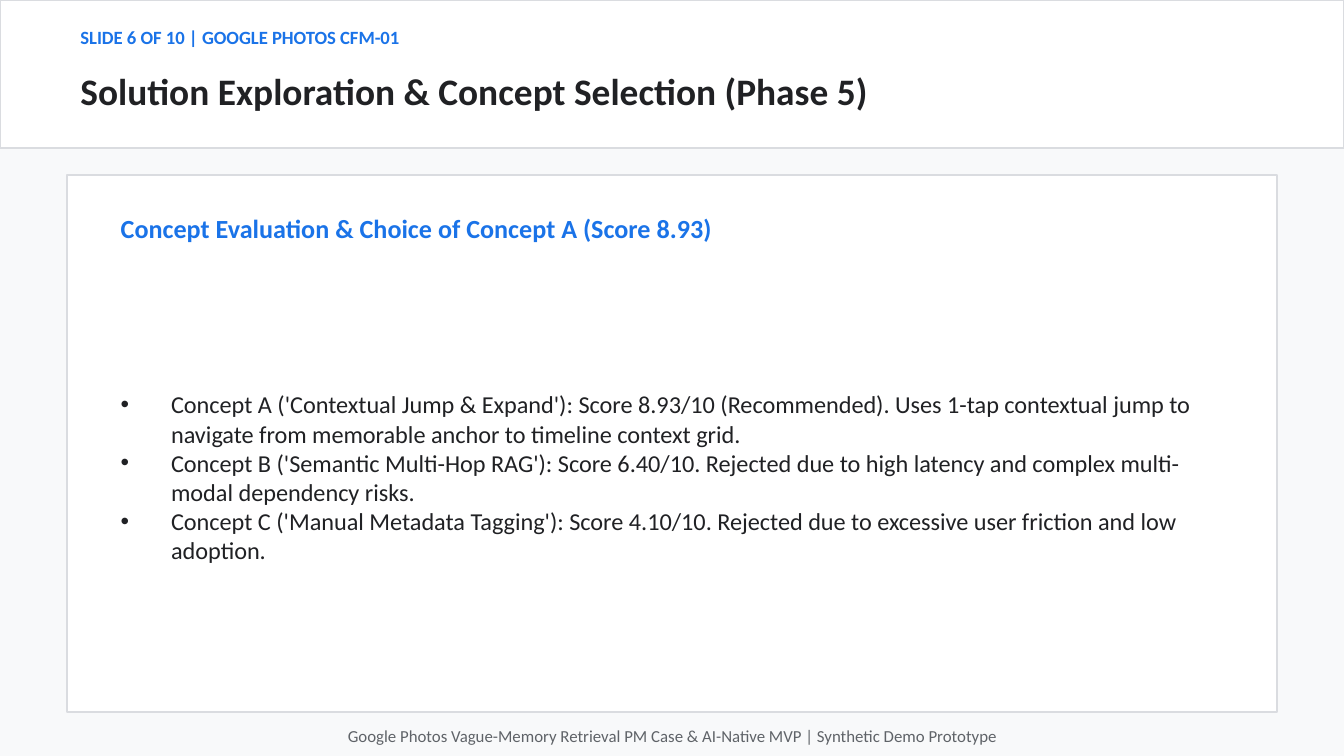
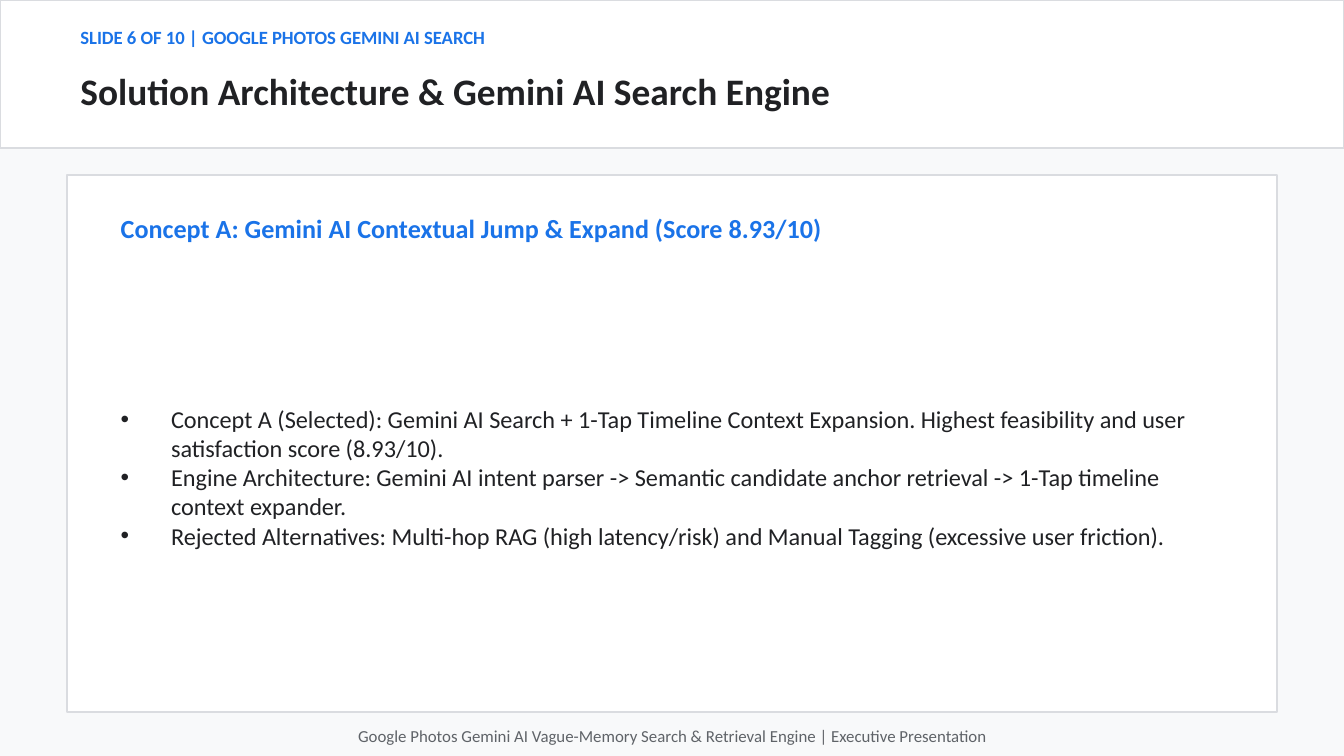
Before and after one commit to hatakekakashi05/google-photos-vague-memory-, a slide deck: slide 6 of output/google_photos_vague_memory_presentation.pptx. Drawn at 1344x756 pixels with LibreOffice and Linux fonts; fonts in the diff are those of the drawing. Boxes give left, top, right and bottom in pixels: in the first picture for what was removed or moved away, otherwise in the second. Text is boxed around its words. In the diff, an @@ line names an element or a change of style, - is before the commit and + after.

Commit message:
Strongly emphasize Gemini AI Search in README/PPTX/docs, fix image-to-tag visual mismatch bugs (e.g. VIN_002 grandparents image)

```diff
--- a/output/google_photos_vague_memory_presentation.pptx
+++ b/output/google_photos_vague_memory_presentation.pptx
@@ text at (80, 31, 485, 44): text changed @@
-SLIDE 6 OF 10 | GOOGLE PHOTOS CFM-01
+SLIDE 6 OF 10 | GOOGLE PHOTOS GEMINI AI SEARCH
@@ text at (80, 78, 830, 112): text changed @@
-Solution Exploration & Concept Selection (Phase 5)
+Solution Architecture & Gemini AI Search Engine
@@ text at (121, 219, 822, 242): text changed @@
-Concept Evaluation & Choice of Concept A (Score 8.93)
+Concept A: Gemini AI Contextual Jump & Expand (Score 8.93/10)
@@ text at (171, 410, 1185, 549): text changed @@
-• Concept A ('Contextual Jump & Expand'): Score 8.93/10 (Recommended). Uses 1-tap contextual jump to navigate from memorable anchor to timeline context grid.
-• Concept B ('Semantic Multi-Hop RAG'): Score 6.40/10. Rejected due to high latency and complex multi-modal dependency risks.
-• Concept C ('Manual Metadata Tagging'): Score 4.10/10. Rejected due to excessive user friction and low adoption.
+• Concept A (Selected): Gemini AI Search + 1-Tap Timeline Context Expansion. Highest feasibility and user satisfaction score (8.93/10).
+• Engine Architecture: Gemini AI intent parser -> Semantic candidate anchor retrieval -> 1-Tap timeline context expander.
+• Rejected Alternatives: Multi-hop RAG (high latency/risk) and Manual Tagging (excessive user friction).
@@ text at (358, 730, 986, 745): text changed @@
-Google Photos Vague-Memory Retrieval PM Case & AI-Native MVP | Synthetic Demo Prototype
+Google Photos Gemini AI Vague-Memory Search & Retrieval Engine | Executive Presentation
```
Also in this commit, not shown: 9 other slides changed, 4 other files.
